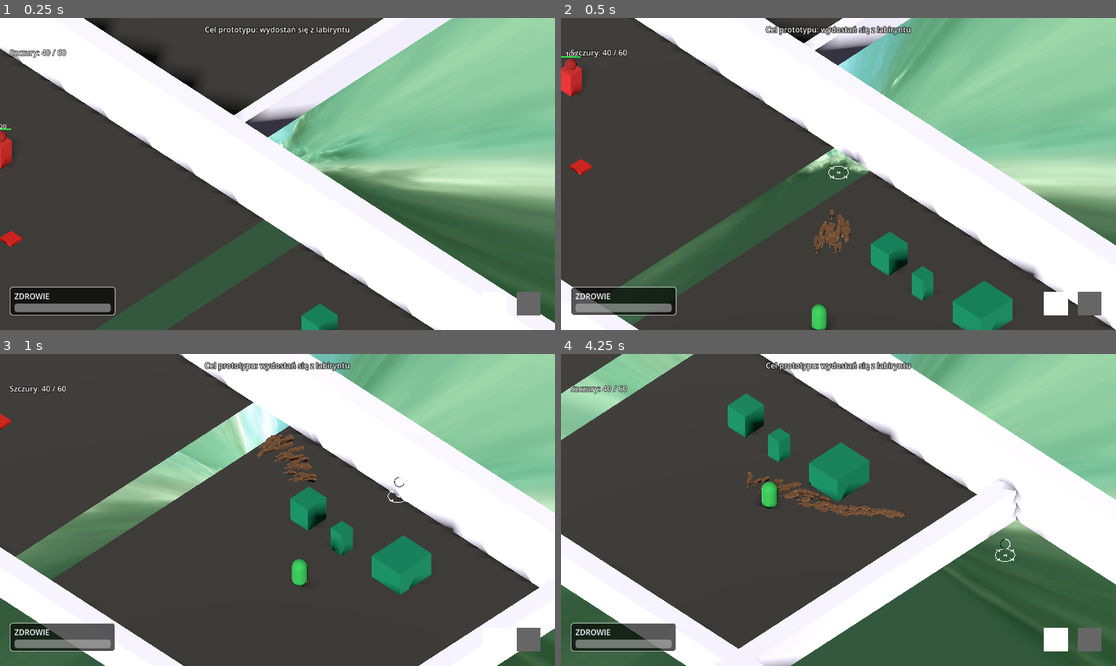
Above: before the commit, frames 1-4 (two rows, left to right).
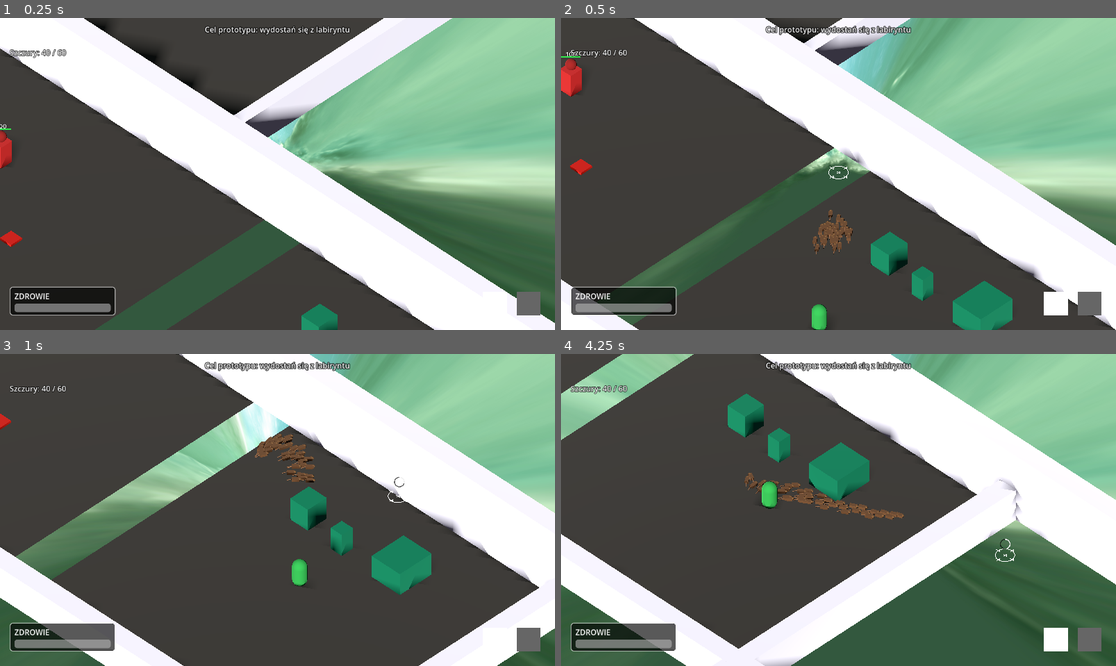
Above: after the commit, the same moments.

Repository: VirtuaIL/ZTGK-Prototyp
Game: Godot game, scene res://scenes/main.tscn
Two runs of this game, one before a commit and one after it. Both use one fixed random seed, a clock stepped at 60 frames per second and the inputs below.
Inputs (mouse positions are in pixels of both pictures, inside the frame that each line leads up to):
- Up to frame 1 (0.25 s): no input
- Up to frame 2 (0.5 s): no input
- Up to frame 3 (1 s): tap Enter at 0.5 s; move the mouse to (399, 494) at 0.52 s; hold D (move_right) from 0.53 s (still down); hold Space (recall_rats) from 0.53 s (still down); click (399, 494) at 0.67 s
- Up to frame 4 (4.25 s): release D (move_right) at 1.25 s; release Space (recall_rats) at 1.25 s; drag from (727, 525) to (810, 572) at 1.27 s; move the mouse to (894, 441) at 2.02 s; hold D (move_right) 2.03-2.75 s; hold Space (recall_rats) 2.03-2.75 s; drag from (810, 572) to (672, 463) at 2.77 s; move the mouse to (1005, 556) at 3.52 s; hold A (move_left) from 3.53 s (still down); hold Space (recall_rats) from 3.53 s (still down)

Frame 1 is identical in both runs. In frame 2, 0.3% of the frame differs, in the area x 45-53%, y 61-76%; in frame 3, 0.4%; in frame 4, 0.7%, in the area x 33-63%, y 37-54%.

Commit message:
zmiana szczurzych struktur, checkpointy w poziomach

Diff:
--- a/scenes/main.tscn
+++ b/scenes/main.tscn
@@ -19,6 +19,7 @@
 [ext_resource type="PackedScene" uid="uid://djm6b1wixm4x" path="res://scenes/redirection_box.tscn" id="16_jbj1t"]
 [ext_resource type="PackedScene" uid="uid://cqhnnnuu3tl5h" path="res://scenes/laser_button.tscn" id="17_muem4"]
 [ext_resource type="PackedScene" uid="uid://cbp1g7n8h5m2p" path="res://scenes/movable_barrier.tscn" id="18_dp3eg"]
+[ext_resource type="Script" uid="uid://bpnihsbr885pl" path="res://scripts/checkpoint.gd" id="20_gqmmt"]
 
 [sub_resource type="PanoramaSkyMaterial" id="PanoramaSkyMaterial_dp3eg"]
 panorama = ExtResource("2_0ld40")
@@ -86,6 +87,8 @@
 [sub_resource type="BoxShape3D" id="BoxShape3D_2f3dj"]
 size = Vector3(16.5401, 0.001, 35.1521)
 
+[sub_resource type="BoxShape3D" id="BoxShape3D_yq6so"]
+
 [node name="Main" type="Node3D" unique_id=709470400]
 script = ExtResource("1_script")
 
@@ -587,3 +590,53 @@
 transform = Transform3D(-1, 0, -8.742278e-08, 0, 1, 0, 8.742278e-08, 0, -1, 8.338631, 1, -73.04954)
 damage_per_second = 68.0
 attack_range = 40.0
+
+[node name="checkpoints" type="Node3D" parent="." unique_id=287035403]
+
+[node name="Area3D" type="Area3D" parent="checkpoints" unique_id=1137166872]
+transform = Transform3D(5, 0, 0, 0, 5, 0, 0, 0, 5, -53.196114, 1.855777, -25.726896)
+collision_mask = 3
+script = ExtResource("20_gqmmt")
+
+[node name="CollisionShape3D" type="CollisionShape3D" parent="checkpoints/Area3D" unique_id=1509517560]
+shape = SubResource("BoxShape3D_yq6so")
+
+[node name="Area3D2" type="Area3D" parent="checkpoints" unique_id=1826712052]
+transform = Transform3D(5, 0, 0, 0, 5, 0, 0, 0, 5, -35.34131, 1.855777, -54.068657)
+collision_mask = 3
+script = ExtResource("20_gqmmt")
+
+[node name="CollisionShape3D" type="CollisionShape3D" parent="checkpoints/Area3D2" unique_id=929105882]
+shape = SubResource("BoxShape3D_yq6so")
+
+[node name="Area3D3" type="Area3D" parent="checkpoints" unique_id=1079629283]
+transform = Transform3D(5, 0, 0, 0, 5, 0, 0, 0, 5, -52.766537, 1.855777, -100.69345)
+collision_mask = 3
+script = ExtResource("20_gqmmt")
+
+[node name="CollisionShape3D" type="CollisionShape3D" parent="checkpoints/Area3D3" unique_id=490960081]
+shape = SubResource("BoxShape3D_yq6so")
+
+[node name="Area3D4" type="Area3D" parent="checkpoints" unique_id=694511305]
+transform = Transform3D(5, 0, 0, 0, 5, 0, 0, 0, 5, -34.662205, 1.855777, -125.50915)
+collision_mask = 3
+script = ExtResource("20_gqmmt")
+
+[node name="CollisionShape3D" type="CollisionShape3D" parent="checkpoints/Area3D4" unique_id=169961679]
+shape = SubResource("BoxShape3D_yq6so")
+
+[node name="Area3D5" type="Area3D" parent="checkpoints" unique_id=1600236314]
+transform = Transform3D(5, 0, 0, 0, 5, 0, 0, 0, 5, -29.37447, 1.855777, -168.54019)
+collision_mask = 3
+script = ExtResource("20_gqmmt")
+
+[node name="CollisionShape3D" type="CollisionShape3D" parent="checkpoints/Area3D5" unique_id=1917184772]
+shape = SubResource("BoxShape3D_yq6so")
+
+[node name="Area3D6" type="Area3D" parent="checkpoints" unique_id=1536316830]
+transform = Transform3D(5, 0, 0, 0, 5, 0, 0, 0, 5, -29.768959, 1.855777, -197.53705)
+collision_mask = 3
+script = ExtResource("20_gqmmt")
+
+[node name="CollisionShape3D" type="CollisionShape3D" parent="checkpoints/Area3D6" unique_id=1384776938]
+shape = SubResource("BoxShape3D_yq6so")
--- /dev/null
+++ b/scripts/checkpoint.gd
@@ -0,0 +1,24 @@
+extends Area3D
+
+var _is_active: bool = false
+
+func _ready() -> void:
+	# Podłącz się pod wbudowany sygnał, gdy jakieś ciało fizyczne wejdzie w obszar (Area).
+	body_entered.connect(_on_body_entered)
+
+
+func _on_body_entered(body: Node3D) -> void:
+	# Spradzamy czy weszliśmy już tu wcześniej
+	if _is_active:
+		return
+
+	# Jeśli ciało, które nakłada się na obszar, ma grupę 'player' - to my.
+	if body.is_in_group("player"):
+		_is_active = true
+
+		# Ustawiamy punkt wskrzeszenia Gracza na naszą lokalizację.
+		if body.has_method("set_spawn_position"):
+			body.set_spawn_position(global_position)
+
+		# Prosty sposób poinformowania gracza (opcjonalny tekst na wyjściu by zweryfikować że działa)
+		print("Checkpoint reached at: ", global_position)
--- a/scripts/enemy.gd
+++ b/scripts/enemy.gd
@@ -63,6 +63,13 @@
 	# Start with a small random pause so not all enemies move at once
 	_wander_pause_timer = randf_range(0.0, wander_pause_max)
 
+	# Connect to player death to respawn
+	var players = get_tree().get_nodes_in_group("player")
+	if players.size() > 0:
+		var p = players[0]
+		if p.has_signal("player_died"):
+			p.player_died.connect(_respawn)
+
 
 func _physics_process(delta: float) -> void:
 	# ── Gravity ──
@@ -70,6 +77,12 @@
 		velocity.y -= ProjectSettings.get_setting("physics/3d/default_gravity") * delta * 5.0
 	else:
 		velocity.y = 0.0
+
+	# ── Map bounds check ──
+	# If the enemy falls off the map, it dies
+	if global_position.y < -15.0 and not _is_dead:
+		_die()
+		return
 
 	# ── Tick damage cooldowns ──
 	var to_remove: Array = []
--- a/scripts/player.gd
+++ b/scripts/player.gd
@@ -2,6 +2,7 @@
 class_name player
 
 signal stratagem_activated(stratagem_id: String)
+signal player_died
 
 @export var speed: float = 7.0
 @export var rotation_speed: float = 10.0
@@ -94,12 +95,17 @@
 		die()
 
 
+func set_spawn_position(pos: Vector3) -> void:
+	_spawn_position = pos
+
+
 func die() -> void:
 	global_position = _spawn_position
 	velocity = Vector3.ZERO
 	current_hp = max_hp
 	time_since_last_damage = 0.0
 	_update_health_bar()
+	player_died.emit()
 
 
 func set_stratagem_mode(active: bool) -> void:
--- a/scripts/rat.gd
+++ b/scripts/rat.gd
@@ -82,6 +82,9 @@
 	# Layer 1 = Floor, Layer 2 = Player, Layer 3 = Movable Objects, Layer 4 = Walls
 	collision_layer = 0 # Rats don't need to be hit by anything except maybe projectiles
 	collision_mask = 9  # Collide with Floor (1) and Walls (8) by default
+
+	floor_snap_length = 0.5
+	floor_max_angle = deg_to_rad(45.0)
 
 
 func _physics_process(delta: float) -> void:
--- a/scripts/rat_manager.gd
+++ b/scripts/rat_manager.gd
@@ -813,18 +813,63 @@
 	if static_rats.is_empty():
 		return
 
+	var mat = StandardMaterial3D.new()
+	mat.albedo_color = Color(0.45, 0.30, 0.18)
+
+	var height = 0.4
+	var radius = 0.35
+	var y_offset = -0.3
+
+	var rat_positions = []
 	for rat in static_rats:
-		var sphere = CSGSphere3D.new()
-		sphere.radius = 0.35
-		sphere.radial_segments = 12
-		sphere.rings = 6
-		sphere.global_position = rat.global_position + Vector3(0, -0.35, 0)
-
-		var mat = StandardMaterial3D.new()
-		mat.albedo_color = Color(0.45, 0.30, 0.18)
-		sphere.material = mat
-
-		unified_shape_combiner.add_child(sphere)
+		rat_positions.append(rat.global_position)
+
+		var cyl = CSGCylinder3D.new()
+		cyl.radius = radius
+		cyl.height = height
+		cyl.sides = 12
+		cyl.global_position = rat.global_position + Vector3(0, y_offset, 0)
+		cyl.material = mat
+		unified_shape_combiner.add_child(cyl)
+
+	var connection_threshold = 1.3
+	var max_connections_per_rat = 4
+
+	for i in range(rat_positions.size()):
+		var pos_a = rat_positions[i]
+
+		var neighbors = []
+		for j in range(i + 1, rat_positions.size()):
+			var pos_b = rat_positions[j]
+			var dist = pos_a.distance_to(pos_b)
+			if dist < connection_threshold:
+				neighbors.append({"index": j, "dist": dist})
+
+		neighbors.sort_custom(func(a, b): return a["dist"] < b["dist"])
+
+		var connections_made = 0
+		for nb in neighbors:
+			if connections_made >= max_connections_per_rat:
+				break
+
+			var dist = nb["dist"]
+			var pos_b = rat_positions[nb["index"]]
+
+			var box = CSGBox3D.new()
+			box.size = Vector3(radius * 2.0, height, dist)
+			var center = (pos_a + pos_b) / 2.0
+			box.global_position = center + Vector3(0, y_offset, 0)
+
+			if dist > 0.001:
+				var forward = (pos_b - pos_a).normalized()
+				var up = Vector3.UP
+				if abs(forward.y) > 0.99:
+					up = Vector3.RIGHT
+				box.look_at_from_position(box.global_position, box.global_position + forward, up)
+
+			box.material = mat
+			unified_shape_combiner.add_child(box)
+			connections_made += 1
 
 
 # ── Input handling ────────────────────────────────────────────────────────────
--- /dev/null
+++ b/test_csg.gd
@@ -0,0 +1,15 @@
+tool
+
+extends SceneTree
+
+func _init():
+
+    var a = CSGCylinder3D.new()
+
+    print("Properties: ")
+
+    for p in a.get_property_list():
+
+        print(p.name)
+
+    quit()
Not shown: 1 places in scenes/main.tscn that only renumber resources
Not shown, added: scripts/checkpoint.gd.uid
Not shown, added: test_csg.gd.uid
